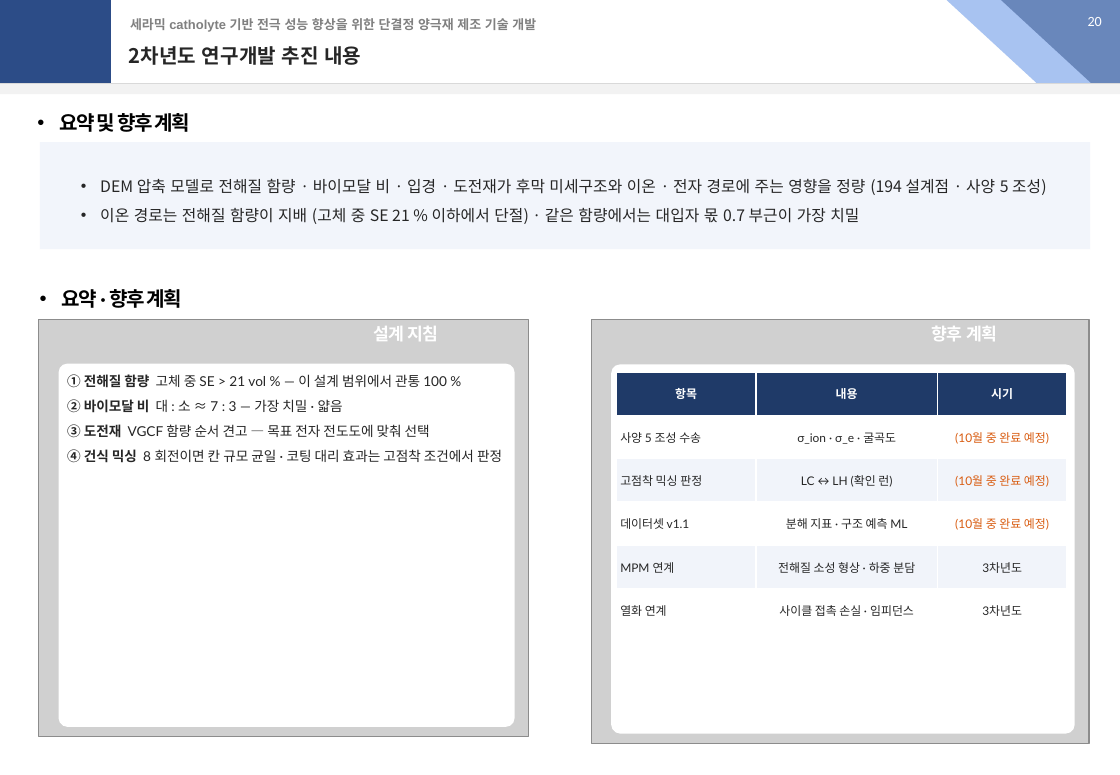
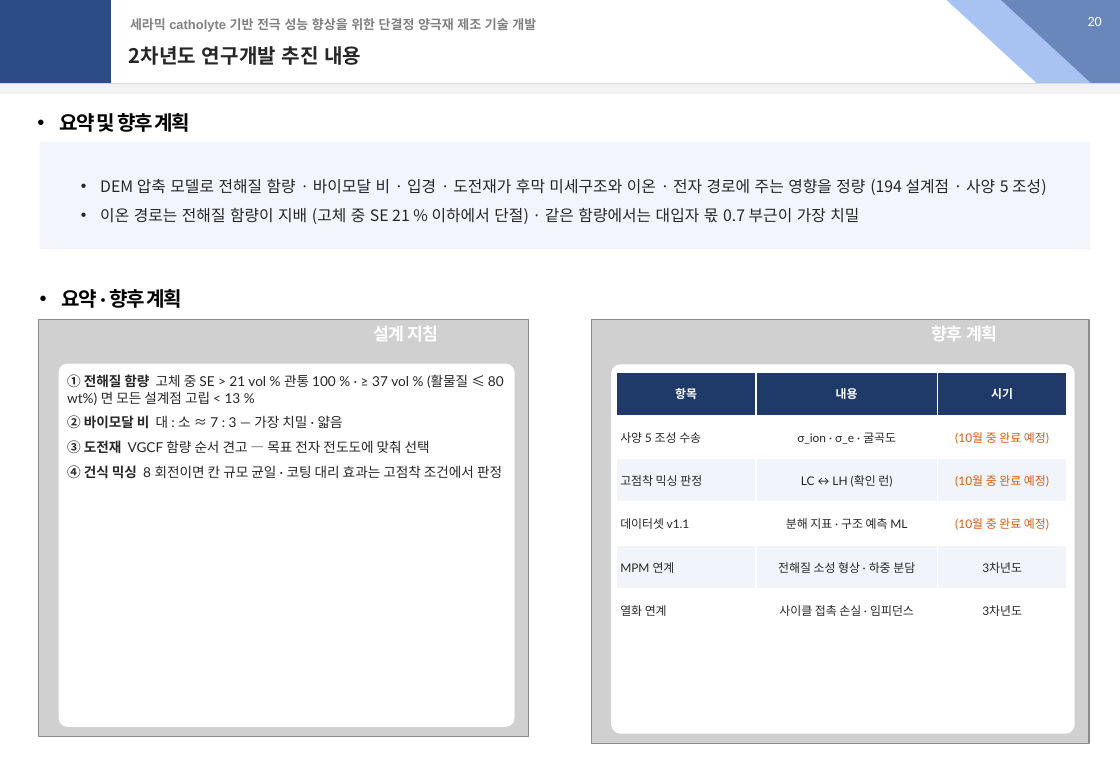
Before and after one commit to yonghoon7153-source/Yonghoon-DEM-DFT, a slide deck: slide 20 of docs/report_20261021/report_20261021_v2.pptx. Drawn at 1120x775 pixels with LibreOffice and Linux fonts; fonts in the diff are those of the drawing; grey boxes stand for pictures. Boxes give left, top, right and bottom in pixels: in the first picture for what was removed or moved away, otherwise in the second. Text is boxed around its words. In the diff, an @@ line names an element or a change of style, - is before the commit and + after.

```diff
--- a/docs/report_20261021/report_20261021_v2.pptx
+++ b/docs/report_20261021/report_20261021_v2.pptx
@@ text at (67, 374, 504, 405): text changed @@
-① 전해질 함량 고체 중 SE > 21 vol % — 이 설계 범위에서 관통 100 %
+① 전해질 함량 고체 중 SE > 21 vol % 관통 100 % · ≥ 37 vol % (활물질 ≤ 80 wt%) 면 모든 설계점 고립 < 13 %
```
Also in this commit, not shown: 3 other slides changed, 11 other files.
